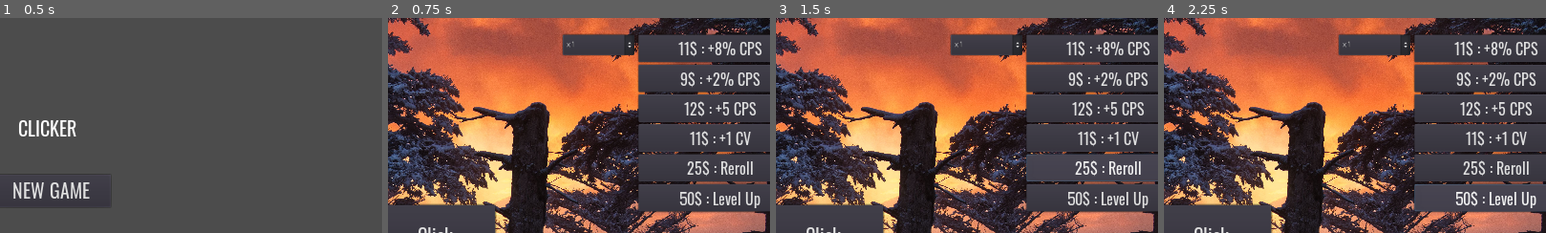
Above: before the commit, frames 1-4 (left to right).
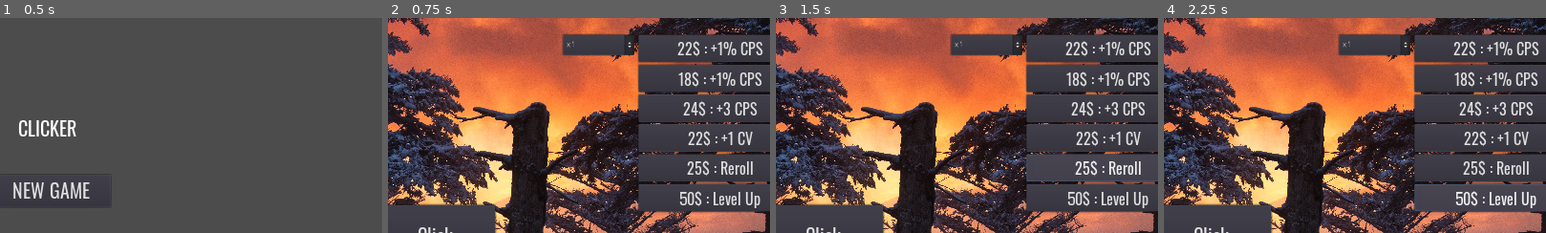
Above: after the commit, the same moments.

Repository: Seliaste/BadClickerProject
Game: Godot game, scene res://mainMenu/mainMenu.tscn
The game is run twice, just before and just after one commit, with the same random seed, the same clock (stepped at 60 frames per second) and the same inputs.
Inputs:
- Up to frame 1 (0.5 s): no input
- Up to frame 2 (0.75 s): click "NEW GAME" at 0.5 s
- Up to frame 3 (1.5 s): click "25$ : Reroll" at 1.25 s
- Up to frame 4 (2.25 s): click "50$ : Level Up" at 2 s
The pictures show only the part of the screen within x 43-93%, y 0-50%; the shares and areas given below are measured in that part.

Frame 1 is identical in both runs. In frame 2, 2.7% of the frame differs, in the area x 75-98%, y 10-60%; in frame 3, 2.7%; in frame 4, 2.7%.

Commit message:
Modified ratios

Diff:
--- a/gameScene.gd
+++ b/gameScene.gd
@@ -18,8 +18,11 @@
 		for i in current_line.keys():
 			if i == "filename" or i == "parent":
 				continue
-			print(i, current_line[i])
+			elif i == "newLevelCost":
+				get_node("/root/Node2D/mainPanel/buyContainer/LevelUp").text = str(current_line[i])+"$ : Level Up"
+				get_node("/root/Node2D/mainPanel/buyContainer/Reroll").text = str(current_line[i]/2)+"$ : Reroll"
 			player.set(i, current_line[i])
+
 	var camera = get_node("Player/Camera2D")
 	camera.current=true
 	camera.set_position(Vector2(0	,0))
--- a/player/Player.gd
+++ b/player/Player.gd
@@ -23,7 +23,8 @@
 		"rawcps" : rawcps,
 		"cpsMultiplier" : cpsMultiplier,
 		"level" : level,
-		"timePlayed" : timePlayed
+		"timePlayed" : timePlayed,
+		"newLevelCost" : newLevelCost
 	}
 	return save_dict
 
@@ -45,6 +46,7 @@
 			_: return false
 	else: return false
 
+
 # Called every frame. 'delta' is the elapsed time since the previous frame.
 func _process(delta):
 	timePlayed += delta
@@ -59,11 +61,11 @@
 	get_node("Camera2D/MoneyLabel").set_text("Money: " + moneyLabel +"$")
 
 	var _cps=rawcps*cpsMultiplier
-	if _cps < 100000:
+	if _cps < 1000:
 		cpsLabel = str(round(_cps))
 	else:
 		var _exp = str(_cps).split(".")[0].length() - 1
-		var _dec = "%10.3f" % _cps / pow(10,_exp)
+		var _dec = "%10.3f" % (_cps / pow(10,_exp))
 		cpsLabel = "%sE%s" % [ _dec, str(_exp)]
 
 	get_node("Camera2D/InfoLabel").set_text("CPS: " + cpsLabel+ "\nLevel: " + str(level) + "\nclick Value: " + str(clickValue))
@@ -80,6 +82,7 @@
 
 
 func _on_BuyButton_pressed():
+	# get_node("/root/Node2D/mainPanel/buyContainer/BuyButton1").set_visible("false")
 	Upgrade(buyContainer.buttonParameters[0][0],buyContainer.buttonParameters[0][1],buyContainer.buttonParameters[0][2])
 
 func _on_BuyButton2_pressed():
--- a/player/buttonManagementScript.gd
+++ b/player/buttonManagementScript.gd
@@ -6,7 +6,7 @@
 # var b = "text"
 const buttonTypes = ["cpsMultiplier","rawcps","clickValue"]
 const messages = {"cpsMultiplier": "% CPS", "rawcps": " CPS", "clickValue": " CV"}
-const baseVals = {"cpsMultiplier":2 , "rawcps": 1 , "clickValue": 1}
+const baseVals = {"cpsMultiplier":2 , "rawcps": 4 , "clickValue": 1}
 var buttonParameters = [[],[],[],[],]
 var rng = RandomNumberGenerator.new()
 var rerollCost =25
@@ -33,7 +33,7 @@
 		rng.randomize()
 		var rarity = rng.randi_range(0,3)+1
 		var type = buttonTypes[rng.randi_range(0,len(buttonTypes)-1)]
-		var cost = ceil(rng.randf_range(0.8,1.2)*10*level)
-		var val = ceil(rng.randf_range(0.8,1.2)*baseVals[type]*(rarity)*(level))
+		var cost = ceil(rng.randf_range(0.80,1.20)*10*level)*2
+		var val = ceil(rng.randf_range(0.8,1.2)*baseVals[type]*(rarity/4+1)*(level)/4)
 		buttonParameters[i] = [cost,type,val,rarity]
 		get_node("/root/Node2D/mainPanel/buyContainer/BuyButton"+str(i+1)).set_text(str(cost)+"$ : +"+str(val)+str(messages[type]))
